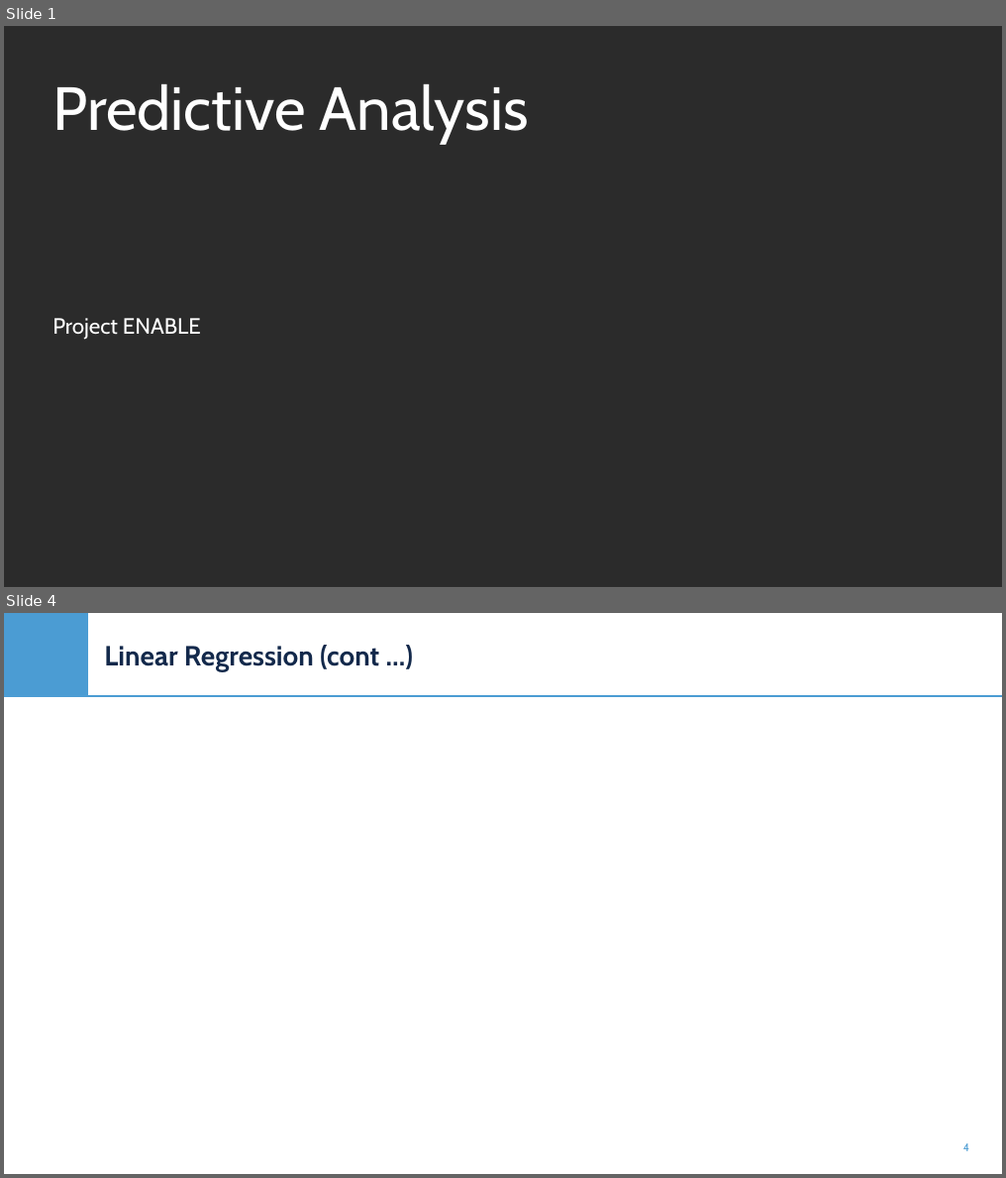
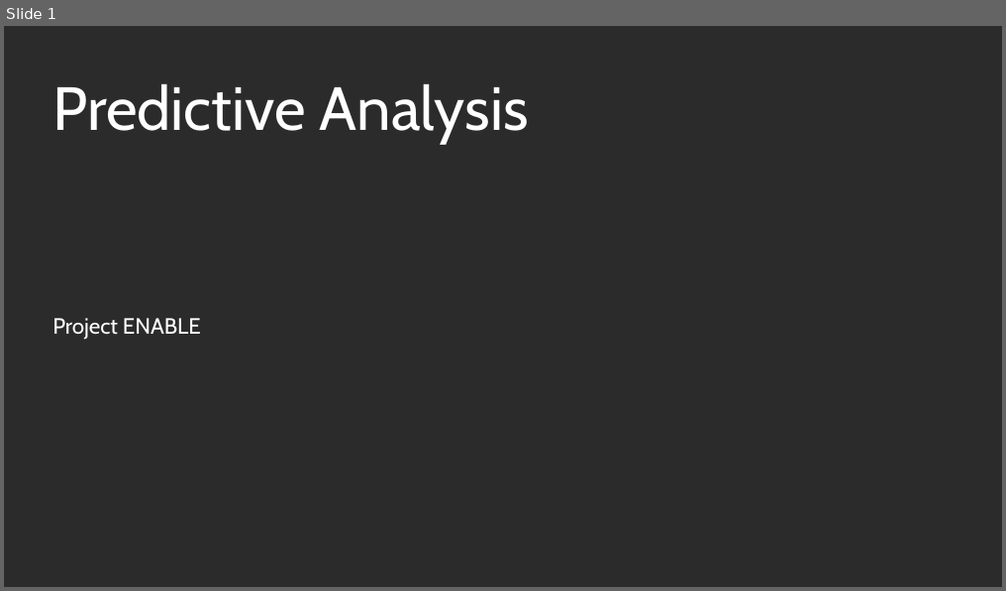
Before and after one commit to e-cui/ENABLE-HiDAV-Online-Modules, a slide deck: Data Mining Modules/Presentations/Predictive Analysis.pptx. Shown one above the other, each under a label of ours: slides 1 and 4 before the commit, slide 1 after it; the slides between them are not shown. The pictures are 1006x1178 and 1006x591 pixels, drawn with LibreOffice and Linux fonts; fonts in the diff are those of the drawing; grey boxes stand for pictures; background and template pictures are left out; a plain dark background stands for a picture behind light text. Boxes give left, top, right and bottom in pixels: in the first picture for what was removed or moved away, otherwise in the second. Text is boxed around its words. In the diff, an @@ line names an element or a change of style, - is before the commit and + after.

```diff
--- a/Data Mining Modules/Presentations/Predictive Analysis.pptx
+++ b/Data Mining Modules/Presentations/Predictive Analysis.pptx
@@ slide 4 removed at (x1=4, y1=613, x2=1002, y2=1174), background picture (left out) @@
@@ rectangle removed at (x1=4, y1=613, x2=88, y2=696) @@
@@ title removed at (x1=104, y1=645, x2=379, y2=671) @@
-Linear Regression (cont …)
@@ line removed from (4, 696) to (1002, 696) @@
@@ page number removed at (x1=963, y1=1144, x2=969, y2=1152) @@
-4
```
Also in this commit, not shown: 3 slides changed, 30 slides added, 13 other slides removed.
